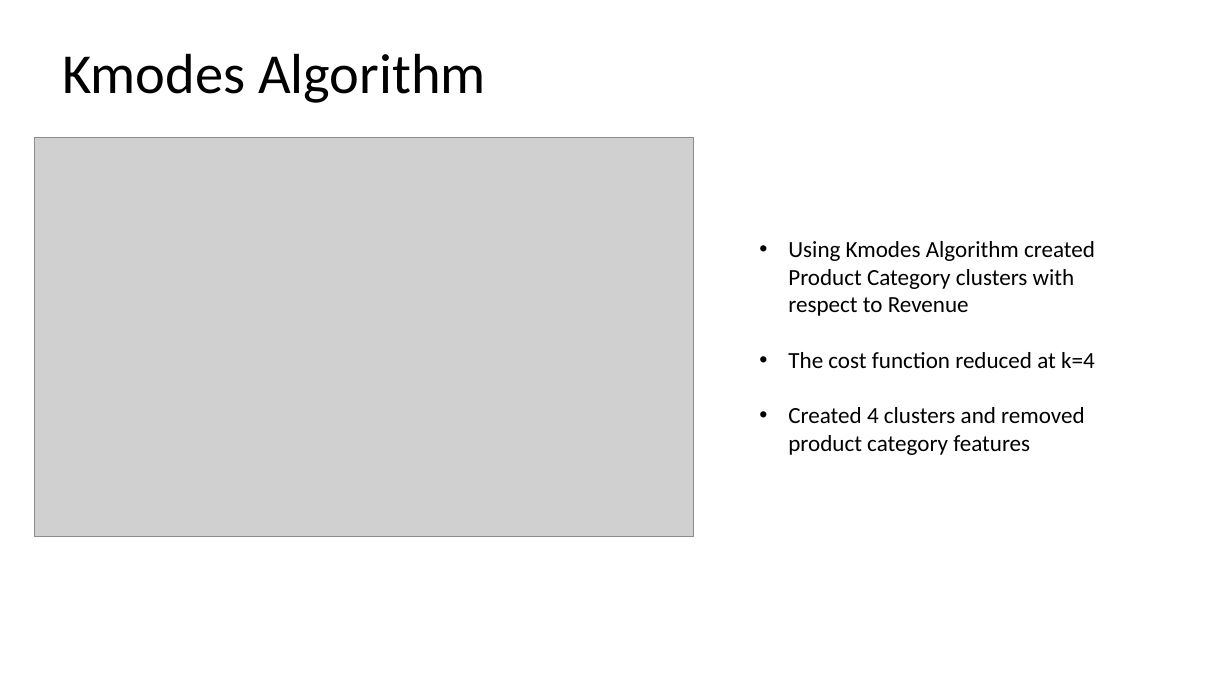
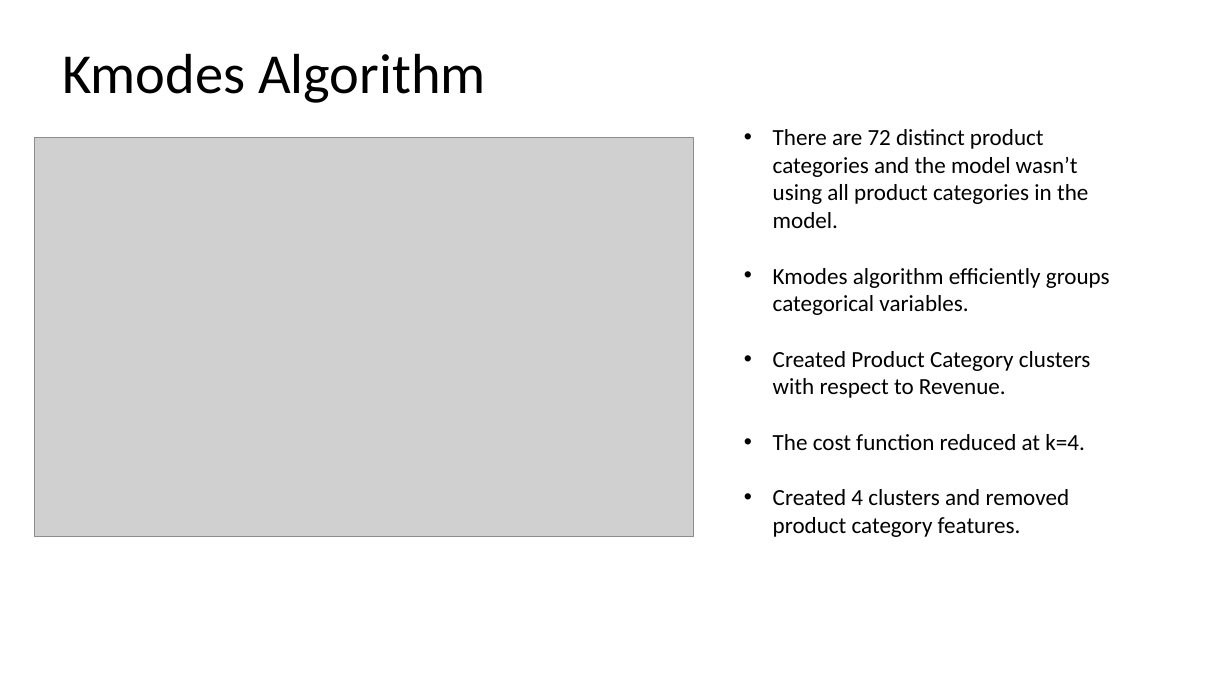
Before and after one commit to saigurram/Customer-Lifetime-Value-Prediction, a slide deck: slide 13 of Customer_Lifetimevalue_Prediction.pptx (slide 11 before the commit). Drawn at 1232x693 pixels with LibreOffice and Linux fonts; fonts in the diff are those of the drawing; grey boxes stand for pictures. Boxes give left, top, right and bottom in pixels: in the first picture for what was removed or moved away, otherwise in the second. Text is boxed around its words. In the diff, an @@ line names an element or a change of style, - is before the commit and + after.

Commit message:
Presentation

```diff
--- a/Customer_Lifetimevalue_Prediction.pptx
+++ b/Customer_Lifetimevalue_Prediction.pptx
@@ text at [773, 129, 1110, 537]: text changed @@
-• Using Kmodes Algorithm created Product Category clusters with respect to Revenue
-• The cost function reduced at k=4
-• Created 4 clusters and removed product category features
+• There are 72 distinct product categories and the model wasn’t using all product categories in the model.
+• Kmodes algorithm efficiently groups categorical variables.
+• Created Product Category clusters with respect to Revenue.
+• The cost function reduced at k=4.
+• Created 4 clusters and removed product category features.
```
Also in this commit, not shown: 2 other slides changed, 2 slides added.
